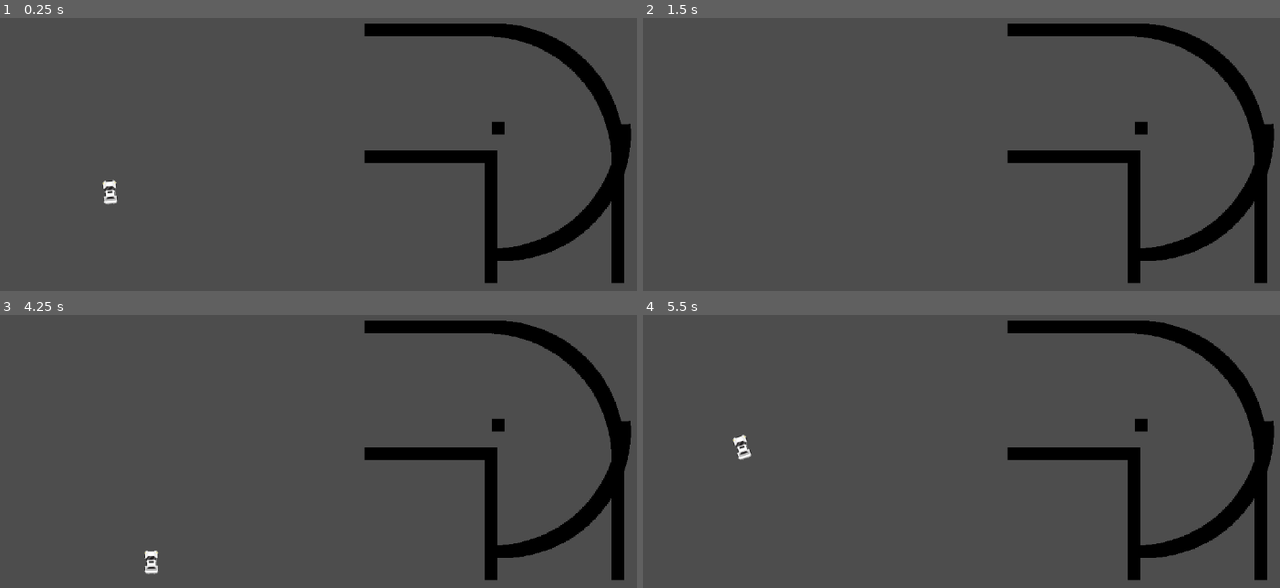
Above: before the commit, frames 1-4 (two rows, left to right).
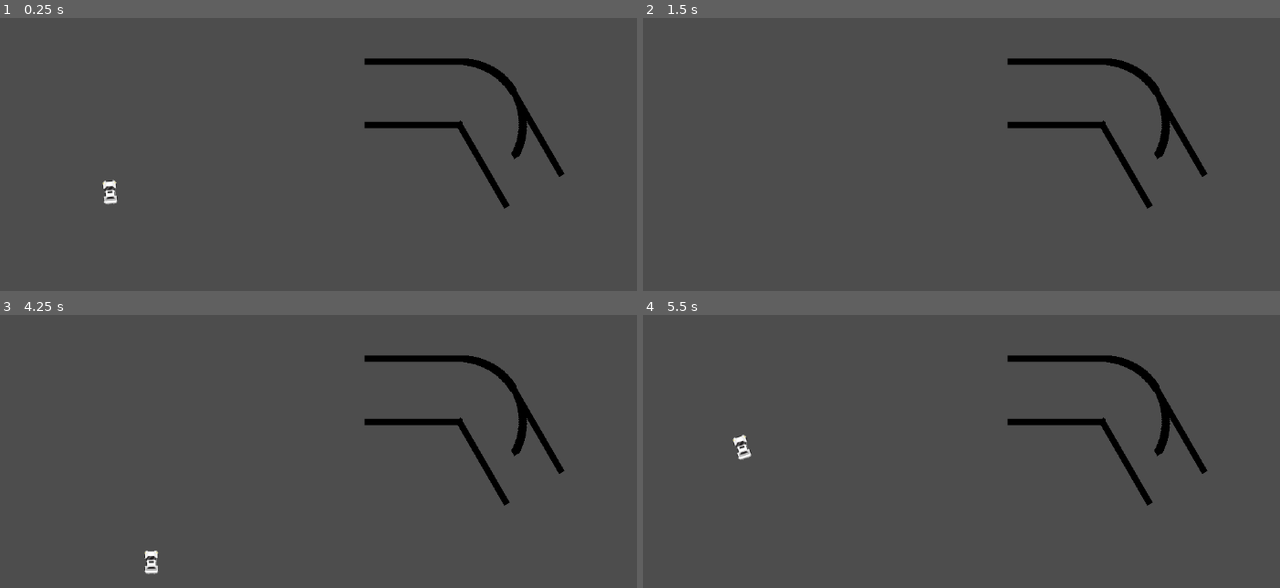
Above: after the commit, the same moments.

Repository: Eliyaan/IA_Voitures_GeneticAlgorithm
Game: Godot game, scene res://scene/main.tscn
Two runs of this game, one before a commit and one after it. Both use one fixed random seed, a clock stepped at 60 frames per second and the inputs below.
Inputs:
- Up to frame 1 (0.25 s): no input
- Up to frame 2 (1.5 s): tap Enter at 1.25 s
- Up to frame 3 (4.25 s): tap Space at 2, 3.5 s; tap Enter at 2.75 s
- Up to frame 4 (5.5 s): no input

The runs differ from the first frame. In frame 1, 8.8% of the frame differs, in the area x 57-100%, y 2-98%; in frame 2, 8.8%; in frame 3, 8.8%; in frame 4, 8.8%.
Error in both runs: Out of bounds get index '1' (on base: 'Array[Node]') (res://codes/main.gd:51)

Commit message:
Ca marcheeeeeeeeeeeeeeeeeeeeeeeeeeeeeeeeeeeeeeeeeeeeeeeeeeeeeeeeeeeeeeeeeeeeeeeeeeeeeeeeeeeeeeeeeeeeeeeeeeeeeeeeeeeeeeeeeeeeeeeeeeeeeeeeeeeeeeeeeeeeeeeeeeeeeeeeeeeeeeeeeeeeeeeeeeeeeeeeeeeeeeeeeeeeeeeeeeeeeeeeeeeeeeeeeeeeeeeeeeeeeeeeeeeeeeeeeeeeeeeeeeeeeeeeeeeeeeeeeeeeeeeeeeeeeeeeeeeeeeeeeeeeeeeeeeeeeeeeeeeeeee

Diff:
--- a/codes/main.gd
+++ b/codes/main.gd
@@ -78,8 +78,8 @@
 func spawn_circuit(num):
 	if num == 1:
 		for nb in range(0, 4):
-			spawn_droit(200)
-			spawn_tourne(90)
+			spawn_droit(300)
+			spawn_tourne(PI/3)
 
 func spawn_tourne(angle):
 	var route
@@ -91,14 +91,14 @@
 		route.position = next_pos+Vector2(0, espacement/2).rotated(next_angle)
 	route.espacement = espacement
 	route.rota += angle
-	route.rotation = deg_to_rad(next_angle)
+	route.rotation = next_angle
 	$Terrain.add_child(route)
 	maj(angle)
 
 func spawn_droit(long):
 	var route = circuit_droit.instantiate()
 	route.position = next_pos
-	route.rotation = deg_to_rad(next_angle)
+	route.rotation = next_angle
 	route.longueur = long
 	route.espacement = espacement
 	$Terrain.add_child(route)
@@ -107,9 +107,11 @@
 func maj(modif):
 	if "Route_Droite" in $Terrain.get_child(-1).name:
 		var pos = $Terrain.get_child($Terrain.get_child_count()-1).position
-		next_pos = pos + Vector2(modif, 0).rotated(deg_to_rad(next_angle))
+		print(next_angle)
+		print(Vector2(modif, 0).rotated(next_angle))
+		next_pos = pos + Vector2(modif, 0).rotated(next_angle)
 	elif "Route_tourne_droite" in $Terrain.get_child(-1).name or "Route_tourne_gauche" in $Terrain.get_child(-1).name:
-		var pos_end = Vector2(cos(deg_to_rad(modif+next_angle-90))*espacement, sin(deg_to_rad(modif+next_angle-90))*espacement)
+		var pos_end = Vector2(cos((modif+next_angle-PI/2))*espacement, sin(modif+next_angle-PI/2)*espacement)
 		next_pos = (Vector2(0,0)+pos_end)/2+$Terrain.get_child(-1).position
 		next_angle += modif
 	else:
--- a/codes/route_tourne_droite.gd
+++ b/codes/route_tourne_droite.gd
@@ -1,13 +1,14 @@
 extends Node2D
 @export var wall : PackedScene
 var rota = 0
-var aj = -90
+var aj = -PI/2
 var espacement = 10
 
 # Called when the node enters the scene tree for the first time.
 func _ready():
+	rota = rad_to_deg(rota)
 	for angle in range(0, rota):
-		crea(angle)
+		crea(deg_to_rad(angle))
 
 # Called every frame. 'delta' is the elapsed time since the previous frame.
 func _process(_delta):
@@ -20,7 +21,7 @@
 		add_child(mur)
 		crea(1)
 	else:
-		var angle_rad = deg_to_rad(angle + aj)
+		var angle_rad = angle + aj
 		mur.position.x = cos(angle_rad)*espacement
 		mur.position.y = sin(angle_rad)*espacement
 		mur.rotation_degrees = angle_rad
--- a/scene/main.tscn
+++ b/scene/main.tscn
@@ -18,3 +18,4 @@
 [node name="Voitures" type="Node" parent="."]
 
 [node name="Terrain" type="Node2D" parent="."]
+scale = Vector2(0.5, 0.5)
